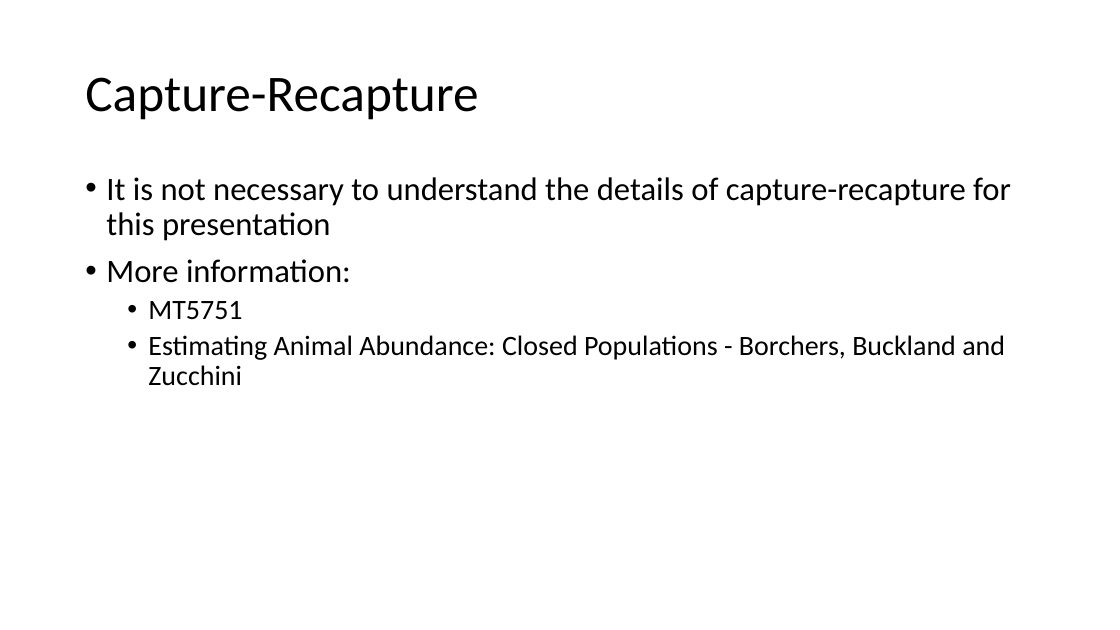
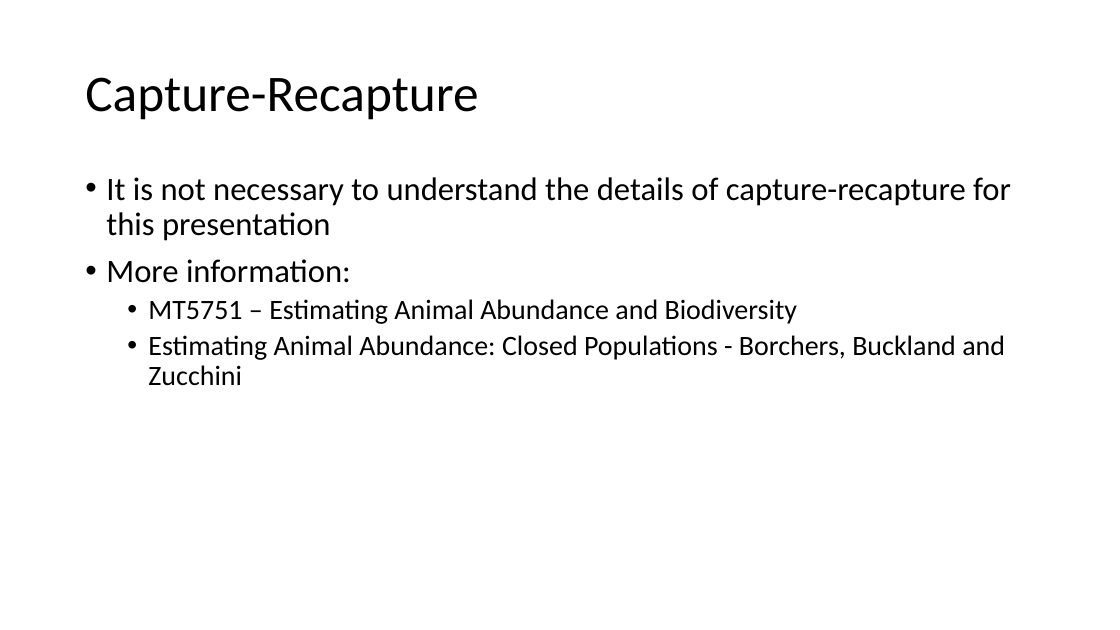
Before and after one commit to thomasmcf/dissertation, a slide deck: slide 5 of presentation.pptx. Drawn at 1120x630 pixels with LibreOffice and Linux fonts; fonts in the diff are those of the drawing. Boxes give left, top, right and bottom in pixels: in the first picture for what was removed or moved away, otherwise in the second. Text is boxed around its words. In the diff, an @@ line names an element or a change of style, - is before the commit and + after.

```diff
--- a/presentation.pptx
+++ b/presentation.pptx
@@ text at <box>148,299,797,324</box>: text changed @@
-  • MT5751
+  • MT5751 – Estimating Animal Abundance and Biodiversity
```
Also in this commit, not shown: 3 other slides changed, 7 slides added, 5 slides removed.
